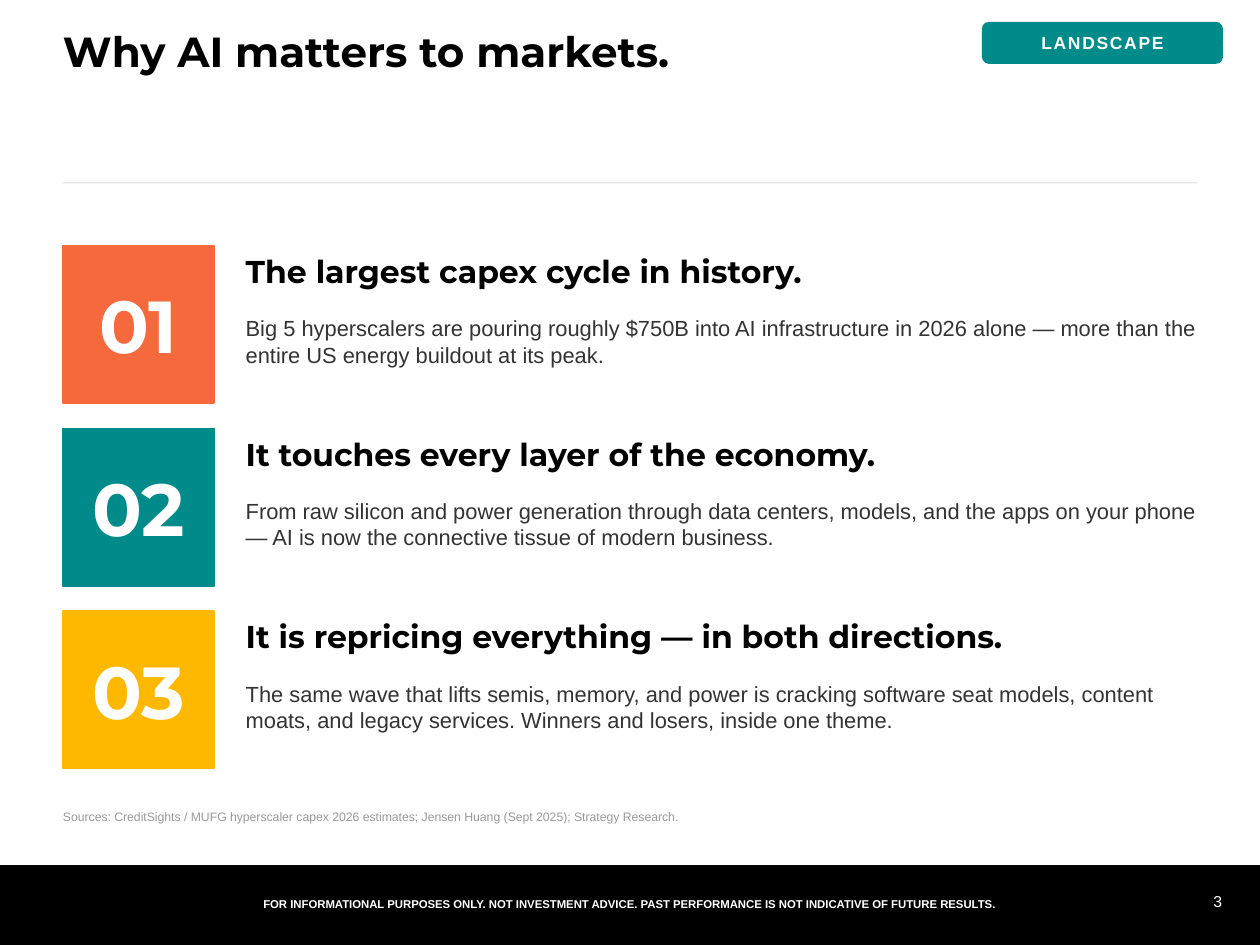
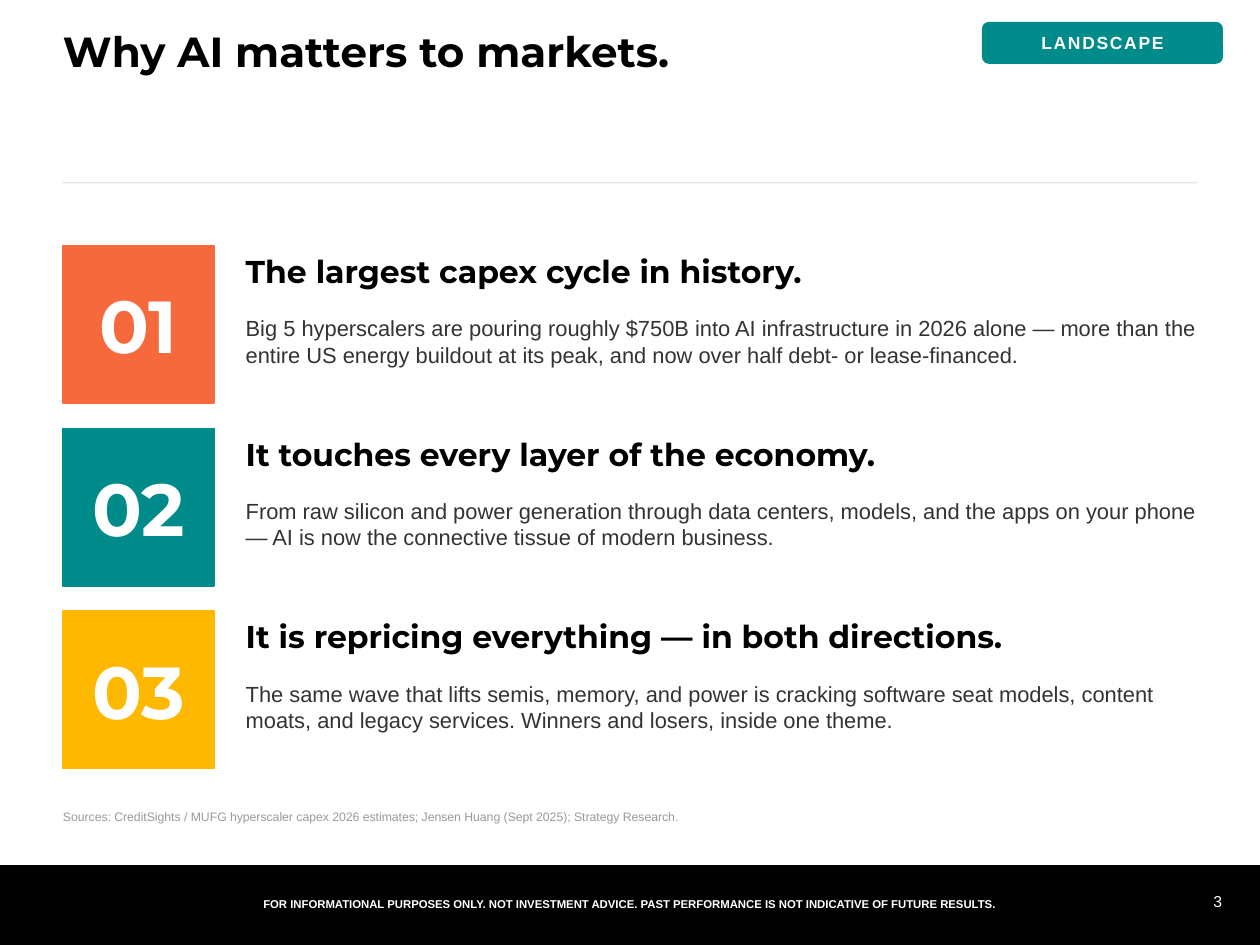
Before and after one commit to samuelcmcclellan-cell/ai-markets-deck, a slide deck: slide 3 of ai-markets-deck.pptx. Drawn at 1260x945 pixels with LibreOffice and Linux fonts; fonts in the diff are those of the drawing. Boxes give left, top, right and bottom in pixels: in the first picture for what was removed or moved away, otherwise in the second. Text is boxed around its words. In the diff, an @@ line names an element or a change of style, - is before the commit and + after.

```diff
--- a/ai-markets-deck.pptx
+++ b/ai-markets-deck.pptx
@@ text at (246,320,1195,367): text changed @@
-Big 5 hyperscalers are pouring roughly $750B into AI infrastructure in 2026 alone — more than the entire US energy buildout at its peak.
+Big 5 hyperscalers are pouring roughly $750B into AI infrastructure in 2026 alone — more than the entire US energy buildout at its peak, and now over half debt- or lease-financed.
```
Also in this commit, not shown: 19 other slides changed, 2 slides added, 1 slide removed, 42 other files.
